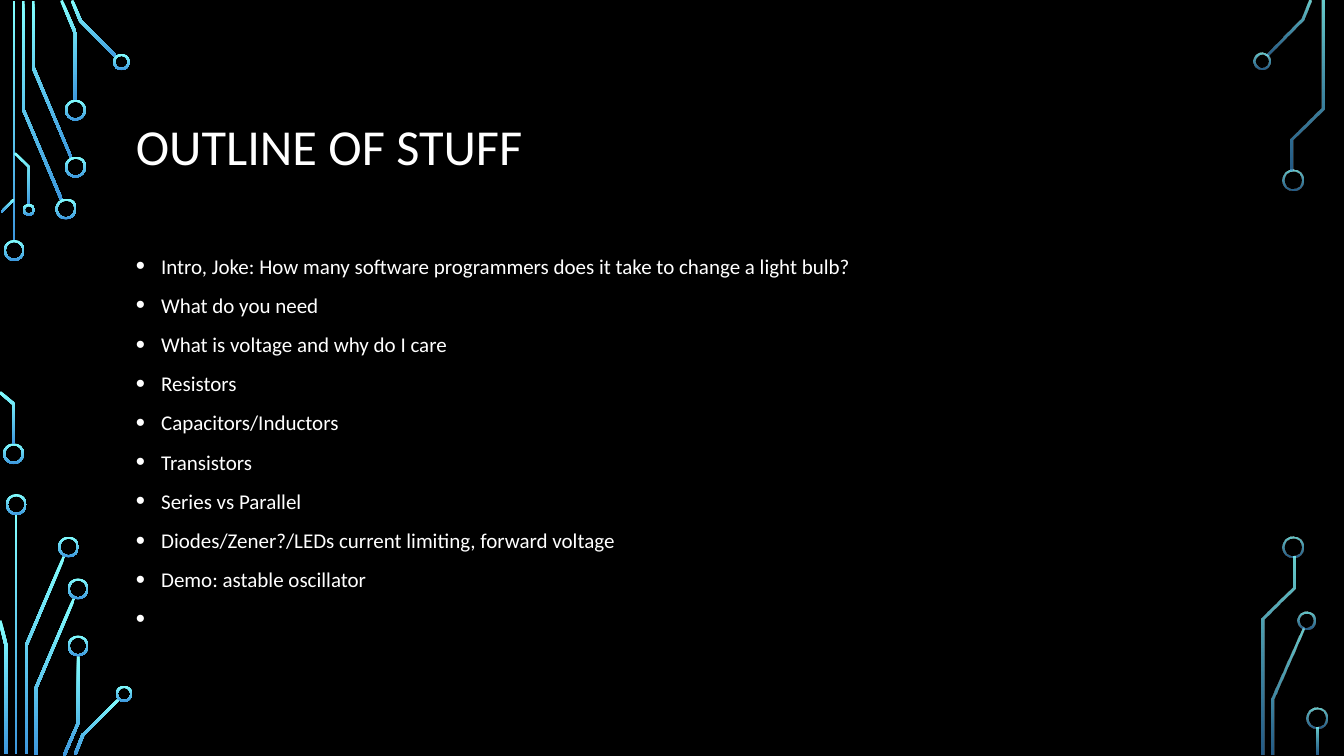
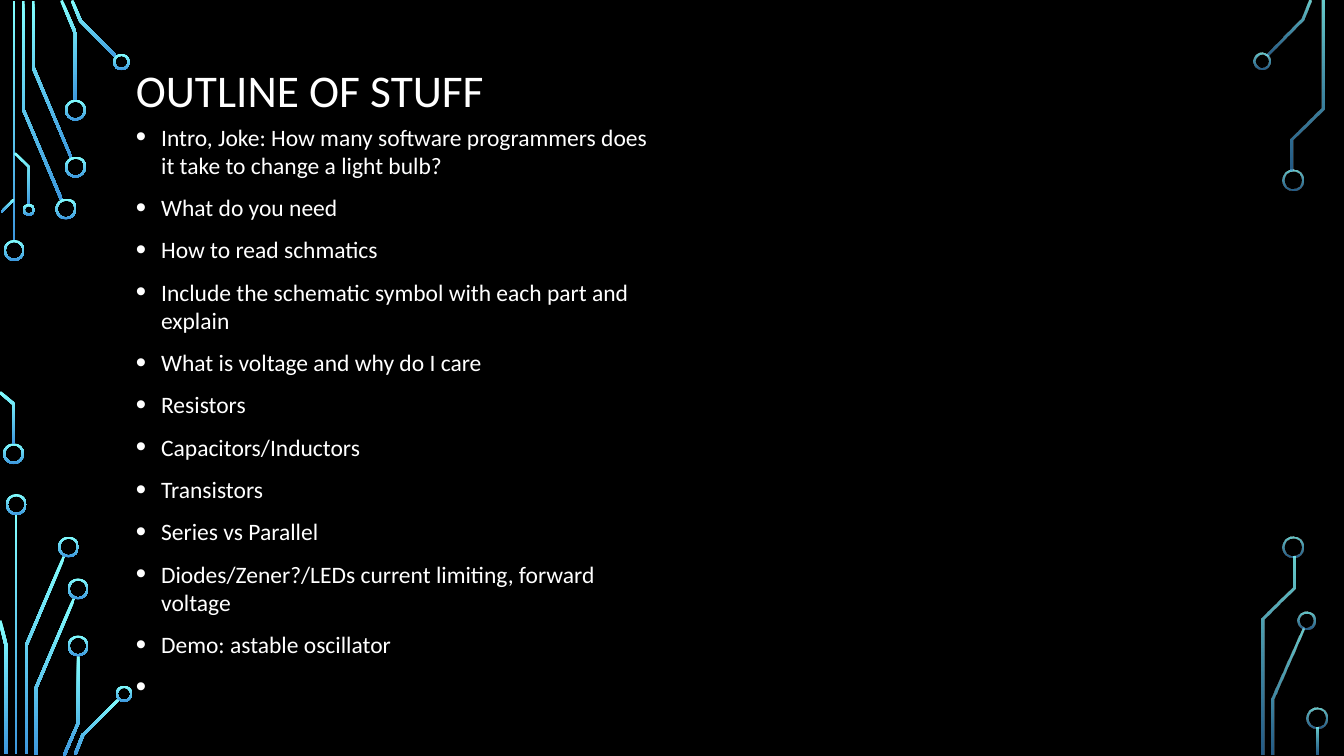
Before and after one commit to pulcher/electronics-for-programmers, a slide deck: slide 2 of e4p-presentation.pptx. Drawn at 1344x756 pixels with LibreOffice and Linux fonts; fonts in the diff are those of the drawing; background and template pictures are left out. Boxes give left, top, right and bottom in pixels: in the first picture for what was removed or moved away, otherwise in the second. Text is boxed around its words. In the diff, an @@ line names an element or a change of style, - is before the commit and + after.

Commit message:
working on the presentation

```diff
--- a/e4p-presentation.pptx
+++ b/e4p-presentation.pptx
@@ title "OUTLINE OF STUFF" at (x1=136, y1=77, x2=483, y2=108): size 36 to 32.4 pt @@
@@ text "Intro, Joke: How many software ..." moved from (x1=161, y1=259, x2=850, y2=587) to (x1=161, y1=129, x2=647, y2=653) @@
@@ text at (x1=161, y1=129, x2=647, y2=653): size 15 to 16.8 pt in "Intro, Joke: How many software programmers does ...", "What do you need", "What is voltage and why do I ...", "Resistors" and 5 more places @@
@@ text at (x1=161, y1=241, x2=628, y2=333): paragraphs added @@
+• How to read schmatics
+• Include the schematic symbol with each part and explain
```
Also in this commit, not shown: 12 slides added, 1 slide removed, 1 other file.
